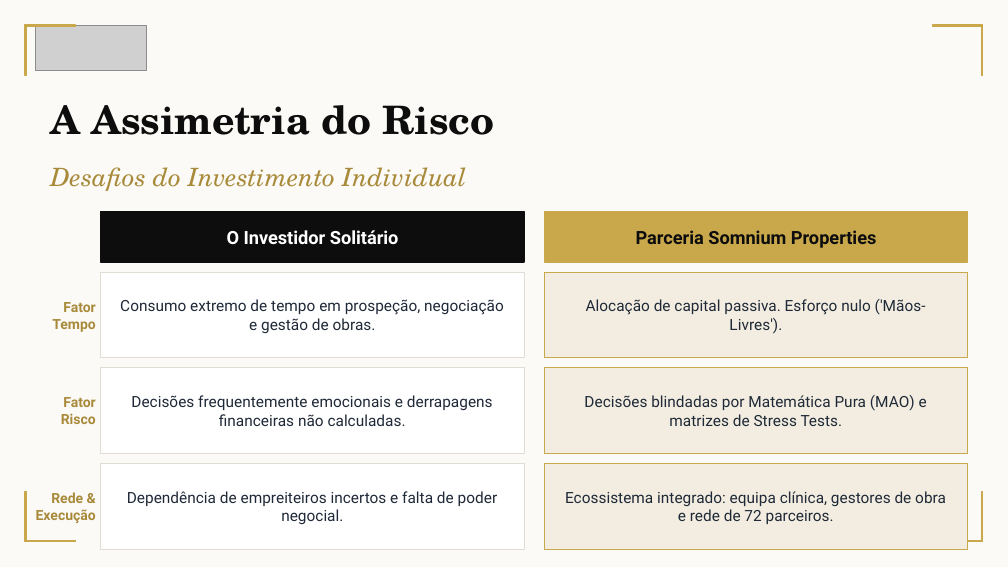
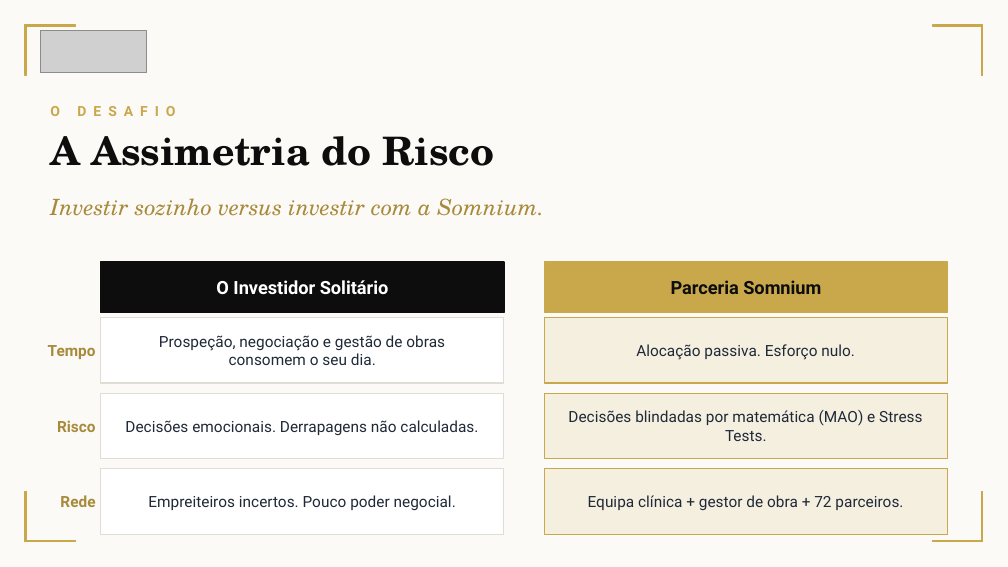
Before and after one commit to somniumprs-source/SomniumProperties-Dashboard, a slide deck: slide 2 of Apresentacao_Investidores_Marco_2026.pptx (slide 3 before the commit). Drawn at 1008x567 pixels with LibreOffice and Linux fonts; fonts in the diff are those of the drawing; grey boxes stand for pictures. Boxes give left, top, right and bottom in pixels: in the first picture for what was removed or moved away, otherwise in the second. Text is boxed around its words. In the diff, an @@ line names an element or a change of style, - is before the commit and + after.

```diff
--- a/Apresentacao_Investidores_Marco_2026.pptx
+++ b/Apresentacao_Investidores_Marco_2026.pptx
@@ picture: place and size @@
-picture at (35, 25, 146, 71)
+picture at (40, 30, 146, 73)
@@ text added at (50, 106, 60, 116), 10 pt, text #C9A84C, bold @@
+O DESAFIO
@@ text "A Assimetria do Risco": place and size @@
-text "A Assimetria do Risco" at (50, 105, 495, 135)
+text "A Assimetria do Risco" at (50, 136, 495, 166)
@@ text removed at (50, 167, 467, 191) @@
-Desafios do Investimento Individual
@@ text added at (50, 198, 544, 216), 16 pt, text #A88A3A, italic @@
+Investir sozinho versus investir com a Somnium.
@@ text "O Investidor Solitário": place and size @@
-text "O Investidor Solitário" at (227, 230, 399, 244)
+text "O Investidor Solitário" at (216, 280, 389, 294)
@@ rectangle: place and size @@
-rectangle at (101, 212, 524, 262)
+rectangle at (101, 262, 504, 312)
@@ rectangle: place and size @@
-rectangle at (544, 212, 968, 262)
+rectangle at (544, 262, 948, 312)
@@ text at (671, 280, 821, 294): text changed @@
-Parceria Somnium Properties
+Parceria Somnium
@@ rectangle: place and size @@
-rectangle at (101, 272, 524, 358)
+rectangle at (101, 318, 504, 383)
@@ fill #F2EDE0 to #F5EFE0 in 3 elements at (544, 469, 948, 534), (544, 393, 948, 459), (544, 318, 948, 383) @@
@@ rectangle: place and size @@
-rectangle at (544, 272, 968, 358)
+rectangle at (544, 318, 948, 383)
@@ text at (48, 345, 96, 359): text changed; size 10 to 11 pt @@
-Fator Tempo
+Tempo
@@ text at (159, 335, 445, 365): text changed @@
-Consumo extremo de tempo em prospeção, negociação e gestão de obras.
+Prospeção, negociação e gestão de obras consomem o seu dia.
@@ text at (636, 344, 855, 360): text changed @@
-Alocação de capital passiva. Esforço nulo ('Mãos-Livres').
+Alocação passiva. Esforço nulo.
@@ rectangle: place and size @@
-rectangle at (101, 368, 524, 454)
+rectangle at (101, 393, 504, 459)
@@ rectangle: place and size @@
-rectangle at (544, 368, 968, 454)
+rectangle at (544, 393, 948, 459)
@@ text at (568, 410, 922, 441): text changed @@
-Decisões blindadas por Matemática Pura (MAO) e matrizes de Stress Tests.
+Decisões blindadas por matemática (MAO) e Stress Tests.
@@ text at (57, 420, 96, 432): text changed; size 10 to 11 pt @@
-Fator Risco
+Risco
@@ text at (125, 420, 478, 435): text changed @@
-Decisões frequentemente emocionais e derrapagens financeiras não calculadas.
+Decisões emocionais. Derrapagens não calculadas.
@@ rectangle: place and size @@
-rectangle at (101, 464, 524, 549)
+rectangle at (101, 469, 504, 534)
@@ rectangle: place and size @@
-rectangle at (544, 464, 968, 549)
+rectangle at (544, 469, 948, 534)
@@ text at (60, 495, 95, 507): text changed; size 10 to 11 pt @@
-Rede & Execução
+Rede
@@ text at (148, 495, 456, 510): text changed @@
-Dependência de empreiteiros incertos e falta de poder negocial.
+Empreiteiros incertos. Pouco poder negocial.
@@ text at (588, 495, 903, 510): text changed @@
-Ecossistema integrado: equipa clínica, gestores de obra e rede de 72 parceiros.
+Equipa clínica + gestor de obra + 72 parceiros.
```
Also in this commit, not shown: 7 other slides changed, 2 slides added, 6 slides removed, 3 other files.
